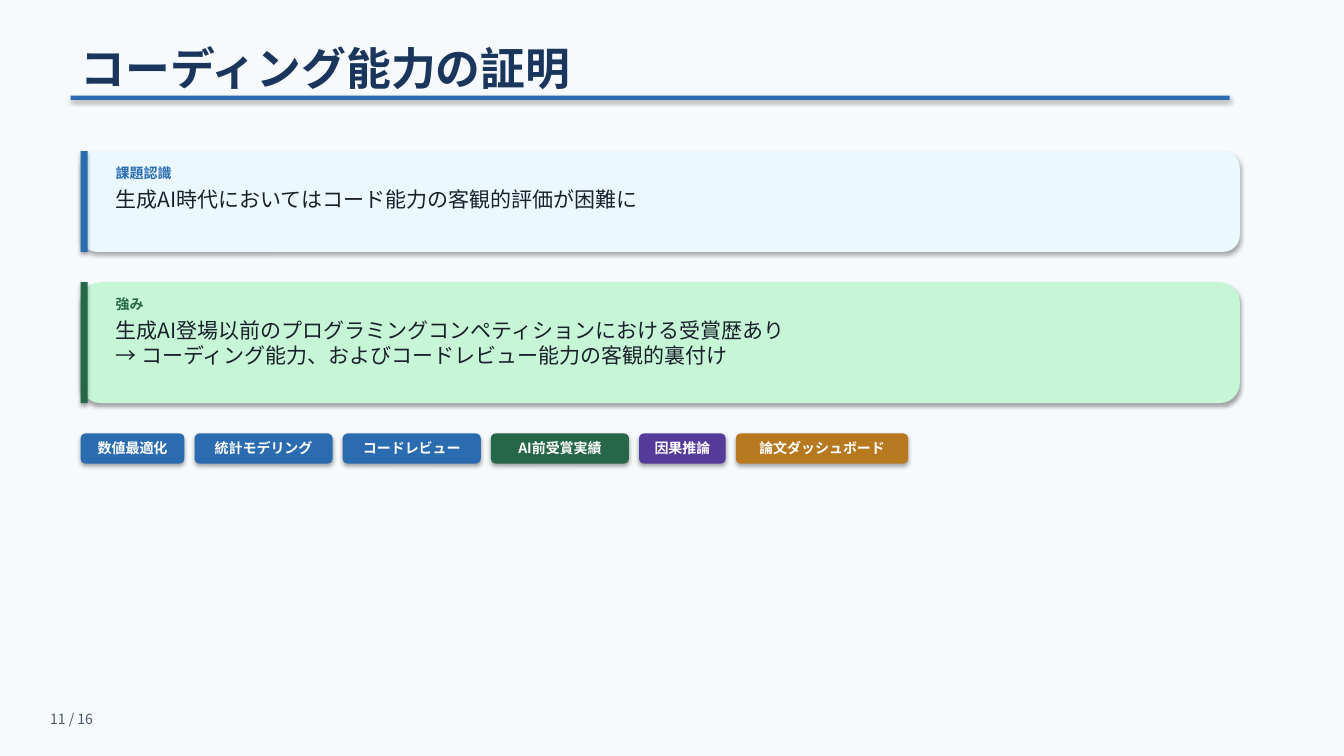
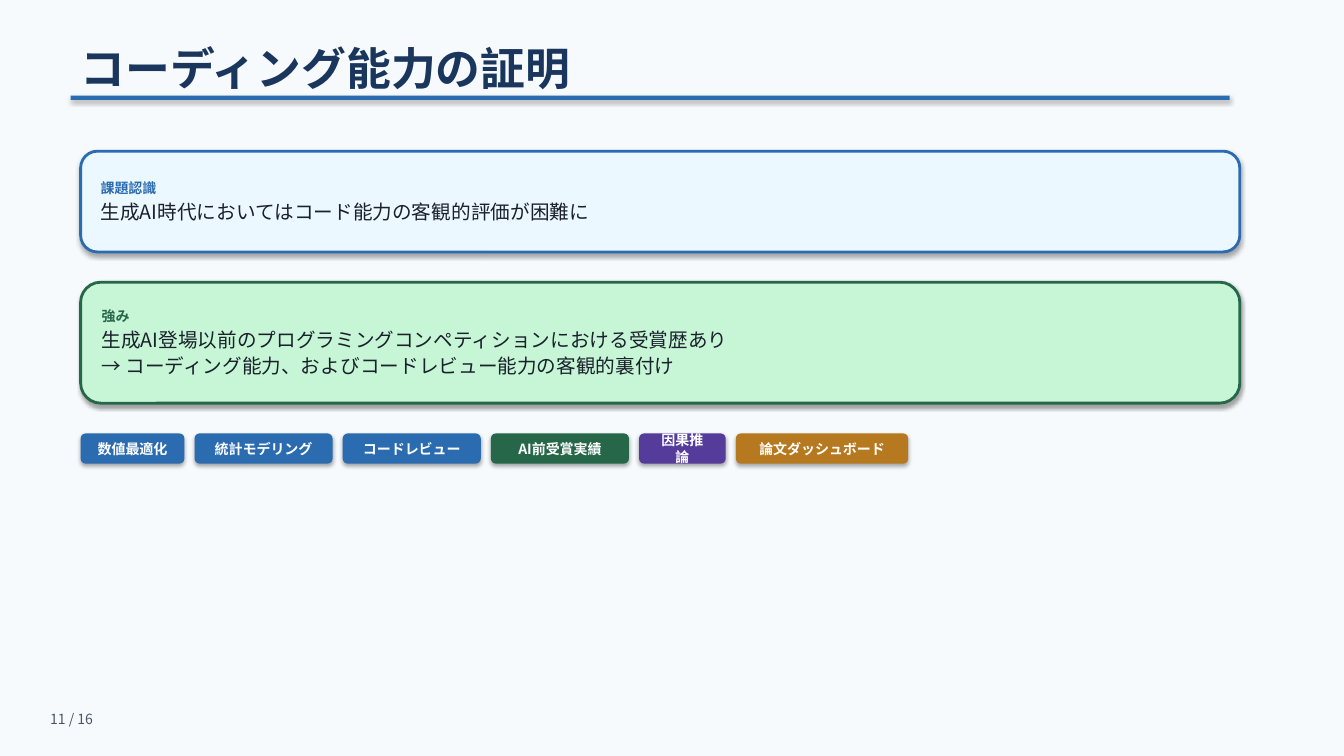
Before and after one commit to bougtoir/kotha-rct-decomposition, a slide deck: slide 11 of meeting-slides/meeting_slides.pptx. Drawn at 1344x756 pixels with LibreOffice and Linux fonts; fonts in the diff are those of the drawing. Boxes give left, top, right and bottom in pixels: in the first picture for what was removed or moved away, otherwise in the second. Text is boxed around its words. In the diff, an @@ line names an element or a change of style, - is before the commit and + after.

```diff
--- a/meeting-slides/meeting_slides.pptx
+++ b/meeting-slides/meeting_slides.pptx
@@ rounded rectangle "課題認識": place and size @@
-rounded rectangle "課題認識" at [116,164,172,182]
+rounded rectangle "課題認識" at [81,151,1240,252]
@@ rounded rectangle "課題認識" at [81,151,1240,252]: vertical alignment top to middle; fill none to #EBF8FF; outline none to #2B6CB0 2 pt; shadow on @@
@@ rounded rectangle removed at [81,151,1240,252] @@
@@ rectangle removed at [81,151,88,252] @@
@@ text in rounded rectangle at [101,202,589,221]: paragraph added @@
+生成AI時代においてはコード能力の客観的評価が困難に
@@ text in rounded rectangle at [101,180,157,198]: more space between paragraphs @@
@@ text removed at [116,189,638,209] @@
-生成AI時代においてはコード能力の客観的評価が困難に
@@ rounded rectangle "強み": place and size @@
-rounded rectangle "強み" at [116,320,785,365]
+rounded rectangle "強み" at [81,282,1240,403]
@@ rounded rectangle "強み" at [81,282,1240,403]: vertical alignment top to middle; fill none to #C6F6D5; outline none to #276749 2 pt; shadow on @@
@@ rounded rectangle removed at [81,282,1240,403] @@
@@ rectangle removed at [81,282,88,403] @@
@@ text removed at [116,297,144,310] @@
-強み
@@ text in rounded rectangle at [102,309,130,322]: paragraph added @@
+強み
@@ text in rounded rectangle at [102,330,728,375]: size 15 to 14 pt; more space between paragraphs @@
@@ rounded rectangle "数値最適化" at [81,434,185,464]: more space between paragraphs; vertical alignment top to middle; fill none to #2B6CB0; shadow on @@
@@ rounded rectangle removed at [81,434,185,464] @@
@@ 3 rounded rectangles: place and size @@
-3 rounded rectangles at [98,439,885,457]
+3 rounded rectangles at [81,434,908,464]
@@ rounded rectangle "因果推論" at [639,434,726,464]: more space between paragraphs; vertical alignment top to middle; fill none to #553C9A; shadow on @@
@@ rounded rectangle removed at [639,434,726,464] @@
@@ rounded rectangle "論文ダッシュボード" at [736,434,908,464]: more space between paragraphs; vertical alignment top to middle; fill none to #B7791F; shadow on @@
@@ rounded rectangle removed at [736,434,908,464] @@
```
Also in this commit, not shown: 10 other slides changed, 1 other file.
